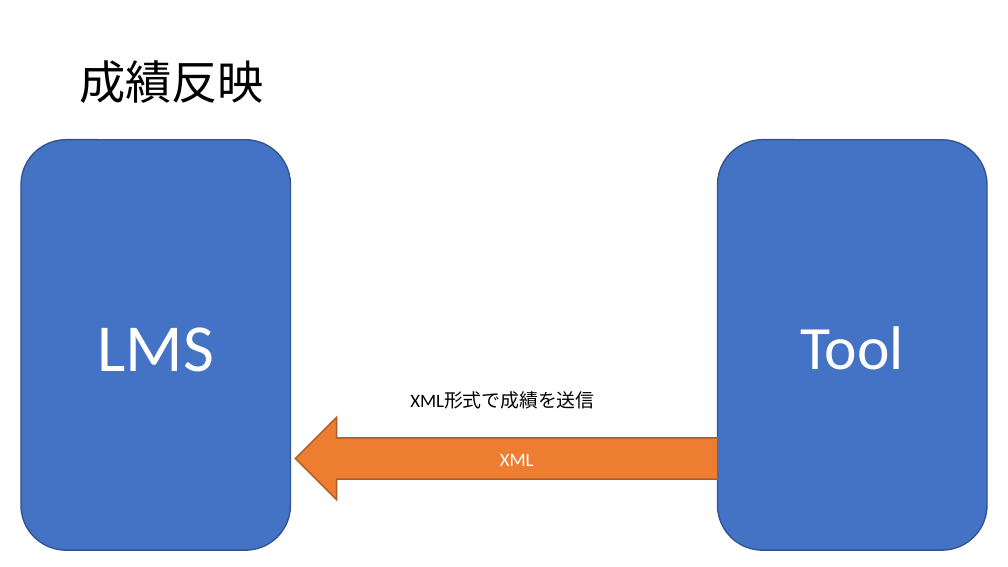
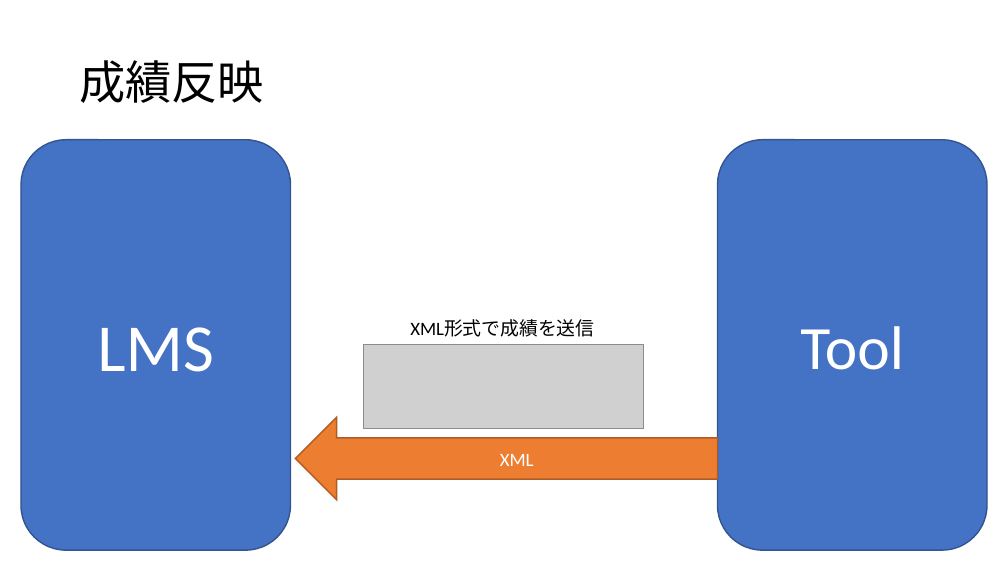
Before and after one commit to fujiLabo/fuji_simu, a slide deck: slide 19 of 卒検発表(suga).pptx. Drawn at 1008x567 pixels with LibreOffice and Linux fonts; fonts in the diff are those of the drawing; grey boxes stand for pictures. Boxes give left, top, right and bottom in pixels: in the first picture for what was removed or moved away, otherwise in the second. Text is boxed around its words. In the diff, an @@ line names an element or a change of style, - is before the commit and + after.

```diff
--- a/卒検発表(suga).pptx
+++ b/卒検発表(suga).pptx
@@ text "XML形式で成績を送信": place and size @@
-text "XML形式で成績を送信" at [410, 392, 594, 409]
+text "XML形式で成績を送信" at [410, 319, 594, 337]
@@ picture added at [364, 345, 644, 428] @@
```
Also in this commit, not shown: 50 other files.
